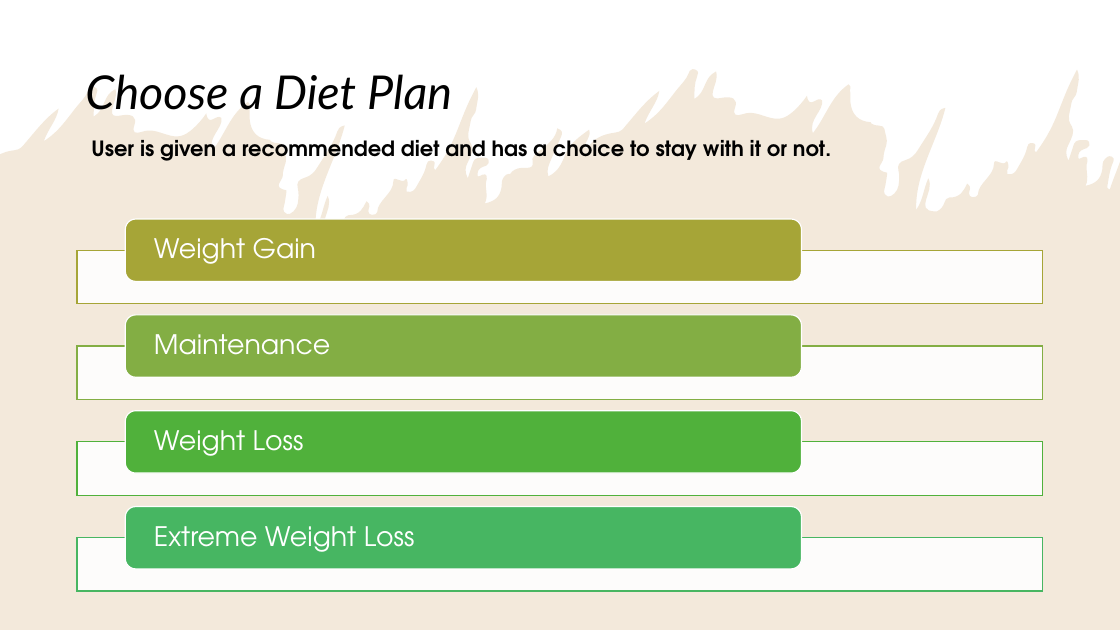
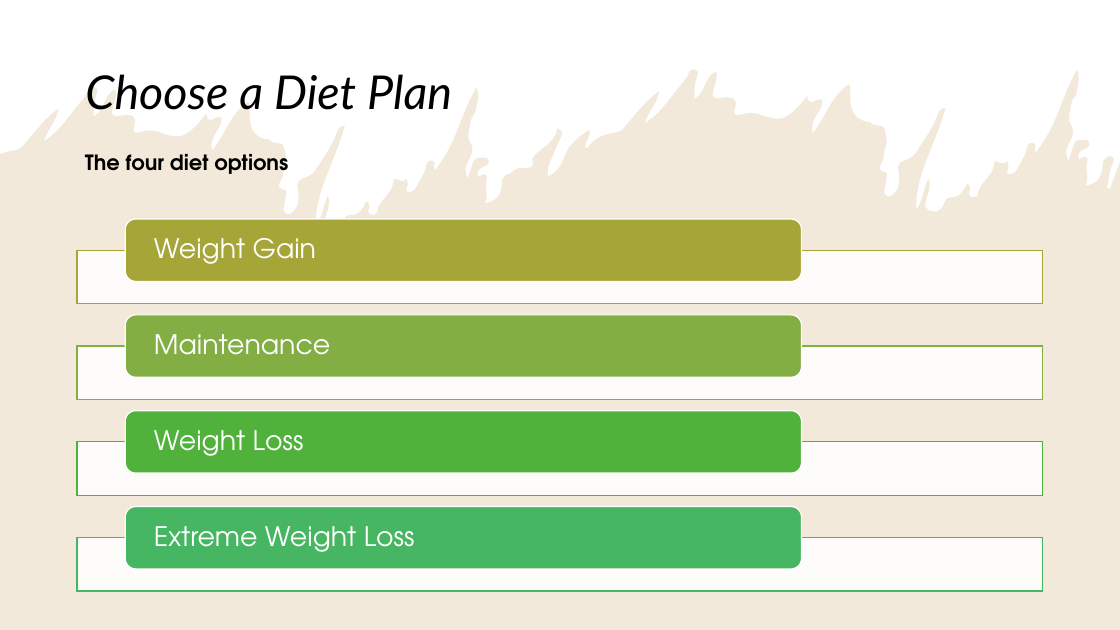
Before and after one commit to alizapeikes/CalorieCounter, a slide deck: slide 11 of About Calorie Counter.pptx. Drawn at 1120x630 pixels with LibreOffice and Linux fonts; fonts in the diff are those of the drawing. Boxes give left, top, right and bottom in pixels: in the first picture for what was removed or moved away, otherwise in the second. Text is boxed around its words. In the diff, an @@ line names an element or a change of style, - is before the commit and + after.

Commit message:
Choose Diet elaborated on

```diff
--- a/About Calorie Counter.pptx
+++ b/About Calorie Counter.pptx
@@ text at box(85, 154, 288, 174): text changed @@
-User is given a recommended diet and has a choice to stay with it or not.
+The four diet options
```
Also in this commit, not shown: 3 other slides changed, 1 slide added.
